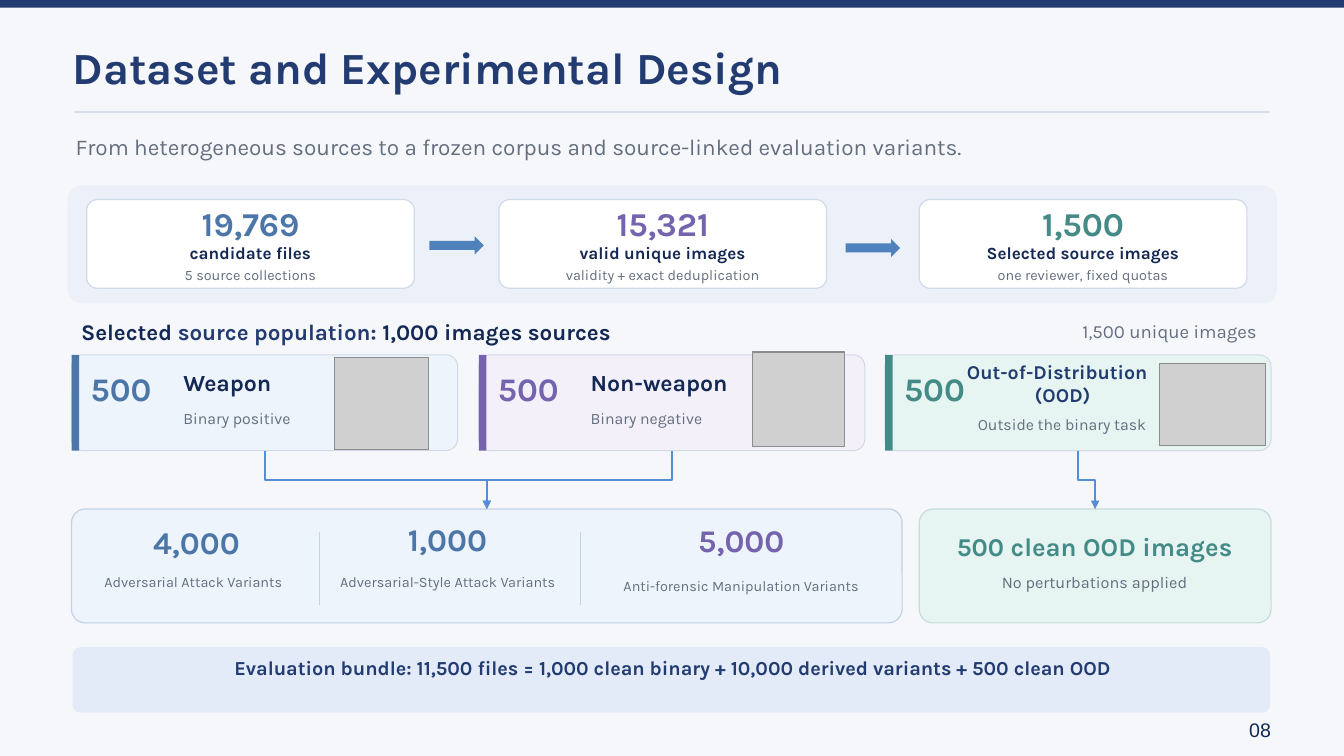
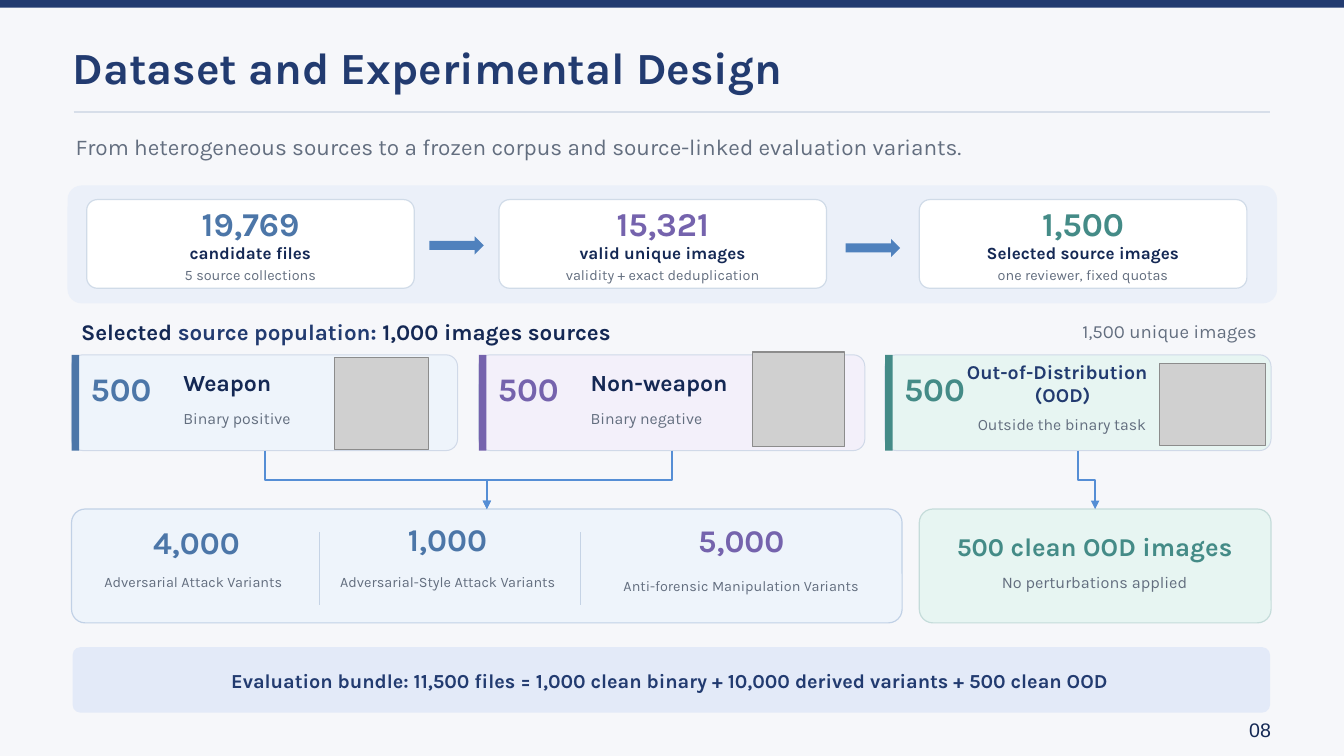
Before and after one commit to lmolinario/Molinario_Thesis_Defense_2026, a slide deck: slide 8 of Molinario_Thesis_Defense_2026.pptx. Drawn at 1344x756 pixels with LibreOffice and Linux fonts; fonts in the diff are those of the drawing; grey boxes stand for pictures. Boxes give left, top, right and bottom in pixels: in the first picture for what was removed or moved away, otherwise in the second. Text is boxed around its words. In the diff, an @@ line names an element or a change of style, - is before the commit and + after.

```diff
--- a/Molinario_Thesis_Defense_2026.pptx
+++ b/Molinario_Thesis_Defense_2026.pptx
@@ text "Evaluation bundle: 11,500 files = ...": place and size @@
-text "Evaluation bundle: 11,500 files = ..." at [234, 661, 1111, 680]
+text "Evaluation bundle: 11,500 files = ..." at [231, 674, 1108, 693]
```
Also in this commit, not shown: 11 other slides changed.
